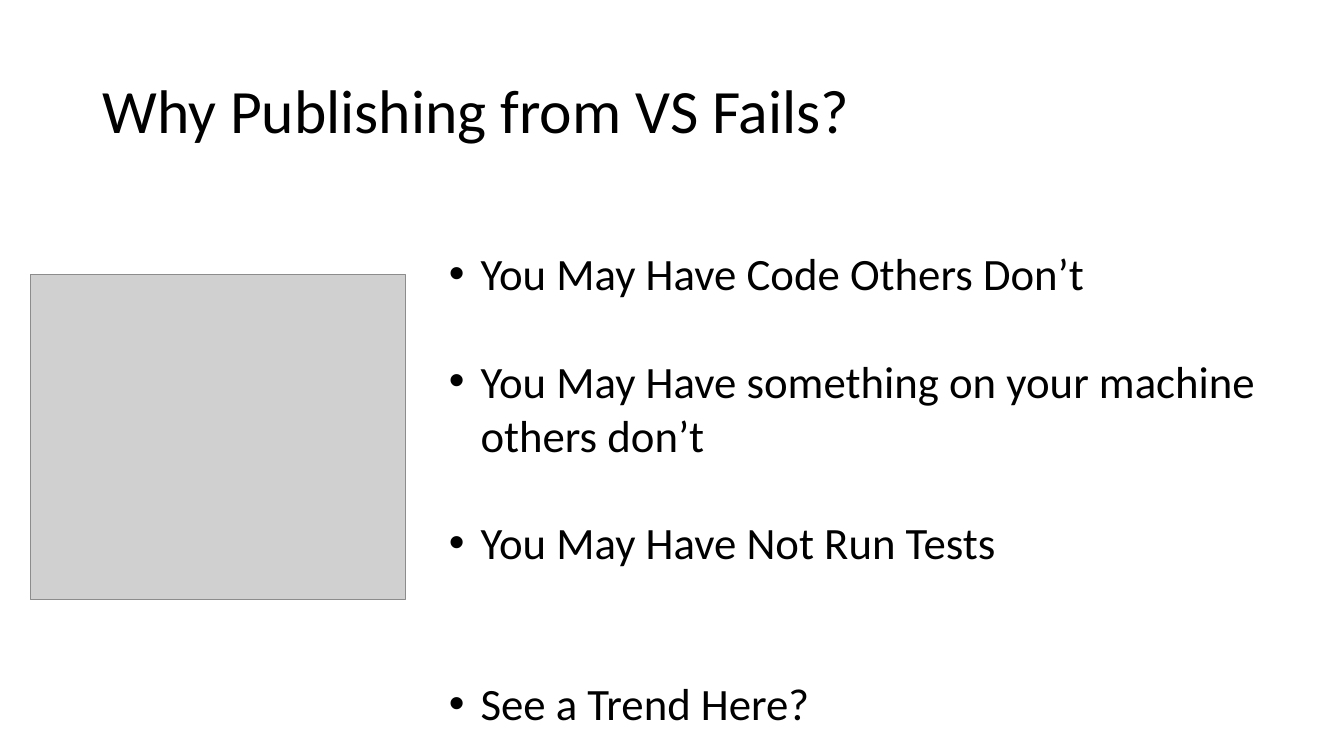
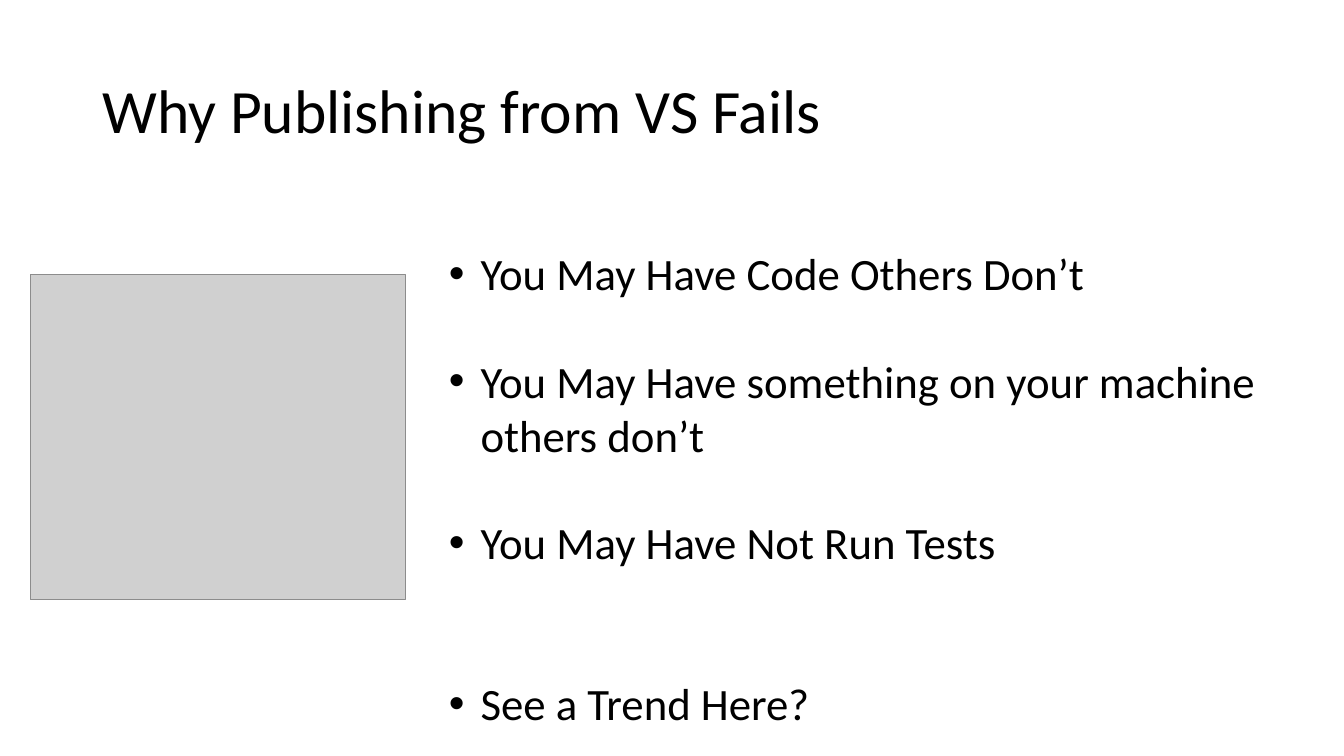
Before and after one commit to isaacrlevin/levin-talks, a slide deck: slide 16 of ASP.NETCoreDeployment/Ship It Good.pptx. Drawn at 1344x756 pixels with LibreOffice and Linux fonts; fonts in the diff are those of the drawing; grey boxes stand for pictures. Boxes give left, top, right and bottom in pixels: in the first picture for what was removed or moved away, otherwise in the second. Text is boxed around its words. In the diff, an @@ line names an element or a change of style, - is before the commit and + after.

```diff
--- a/ASP.NETCoreDeployment/Ship It Good.pptx
+++ b/ASP.NETCoreDeployment/Ship It Good.pptx
@@ title at box(102, 90, 820, 144): text changed @@
-Why Publishing from VS Fails?
+Why Publishing from VS Fails
```
Also in this commit, not shown: 5 other slides changed.
